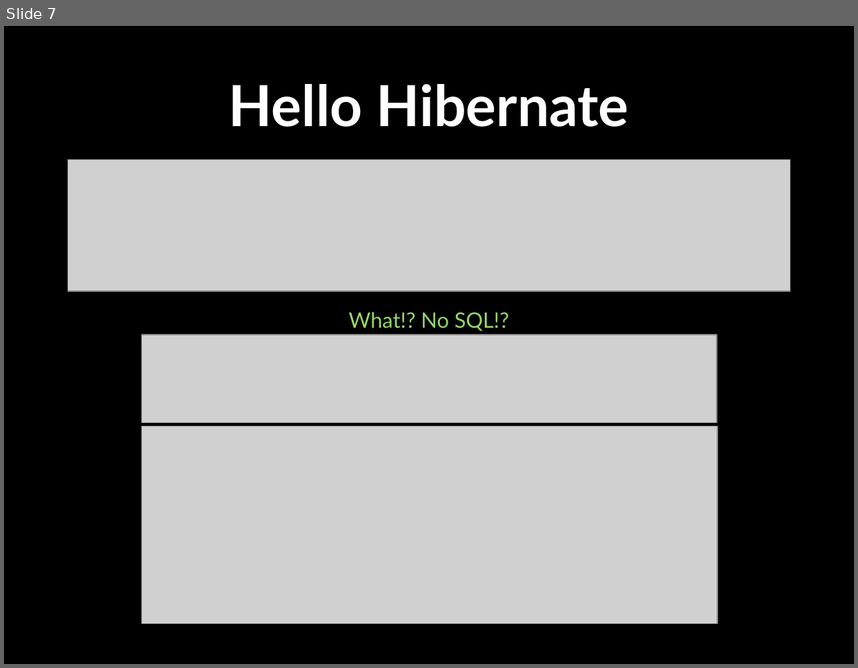
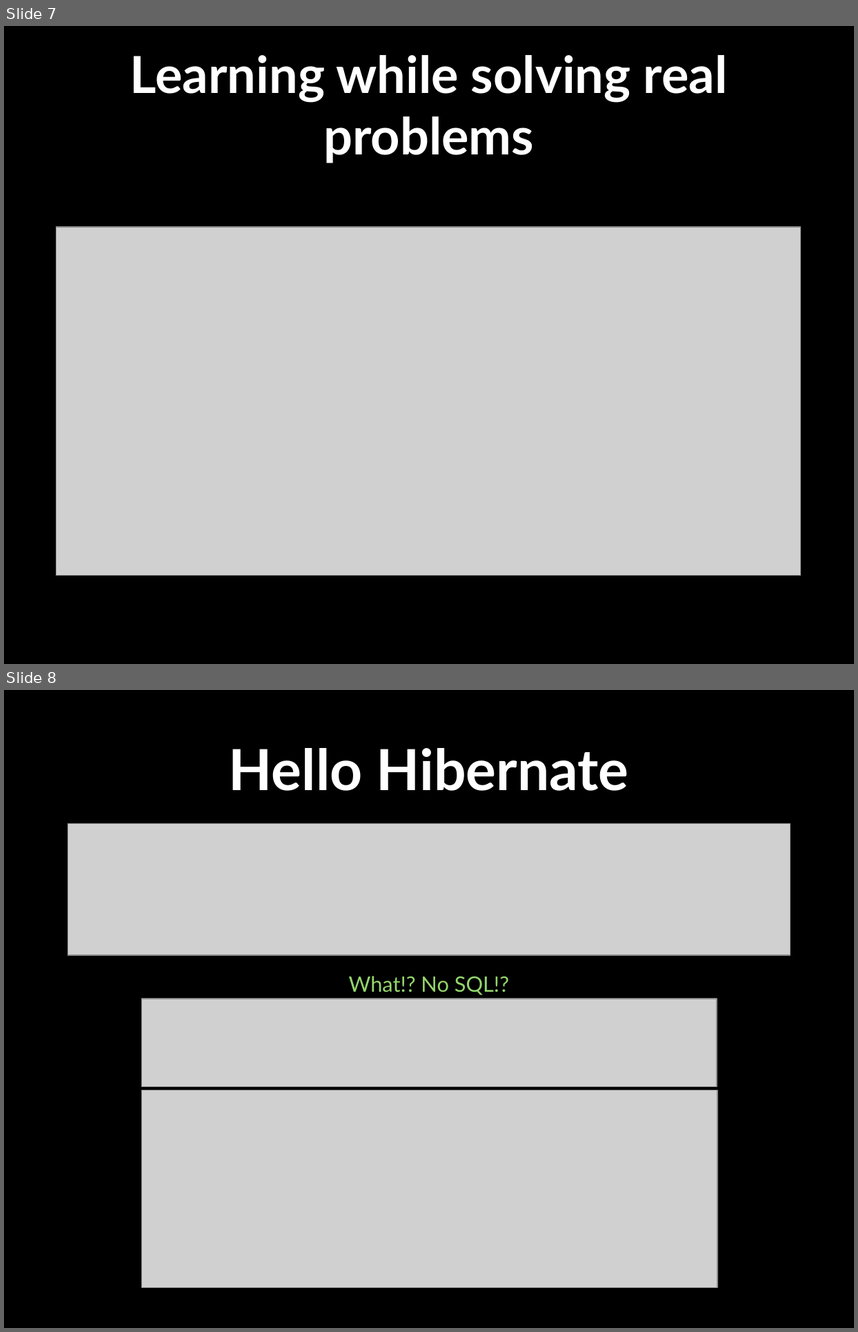
Before and after one commit to cwcraigo/TicWatch, a slide deck: Documents/CIT312Presentation.pptx. Shown one above the other, each under a label of ours: slide 7 before the commit, slides 7 and 8 after it. The pictures are 858x668 and 858x1332 pixels, drawn with LibreOffice and Linux fonts; fonts in the diff are those of the drawing; grey boxes stand for pictures; background and template pictures are left out. Boxes give left, top, right and bottom in pixels: in the first picture for what was removed or moved away, otherwise in the second. Text is boxed around its words. In the diff, an @@ line names an element or a change of style, - is before the commit and + after.

```diff
--- a/Documents/CIT312Presentation.pptx
+++ b/Documents/CIT312Presentation.pptx
@@ slide 7 added at (4,26,854,664), background picture (left out) @@
@@ title added at (130,55,728,163), 43.2 pt, text #FFFFFF, bold @@
+Learning while solving real problems
@@ picture added at (56,227,800,575) @@
@@ what was slide 7 is now slide 8 @@
```
Also in this commit, not shown: 2 slides changed, 2 other slides added.
